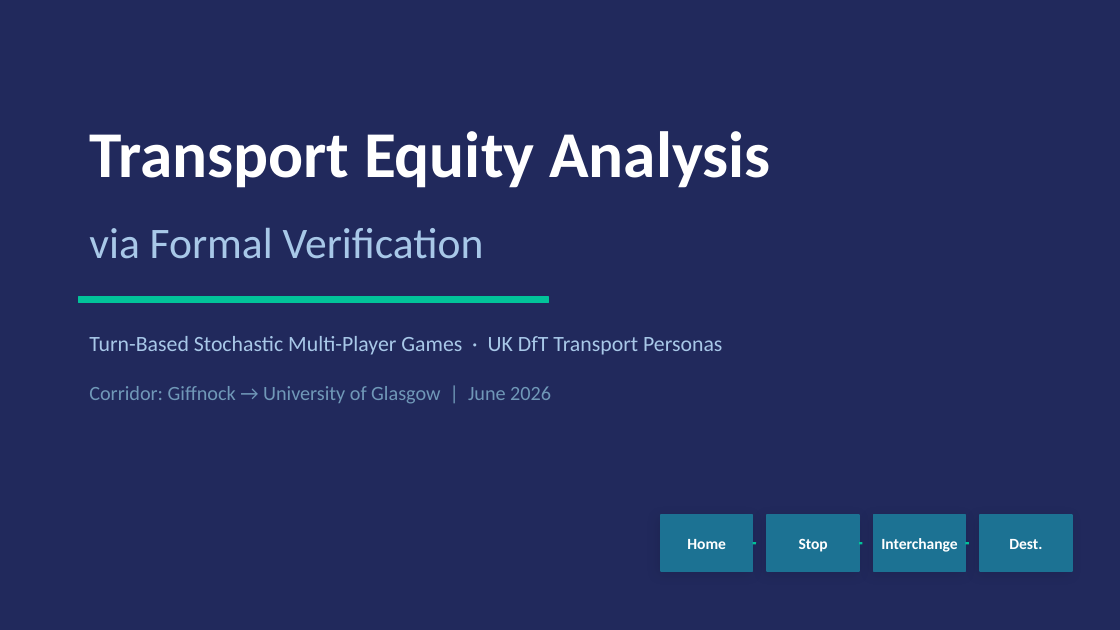
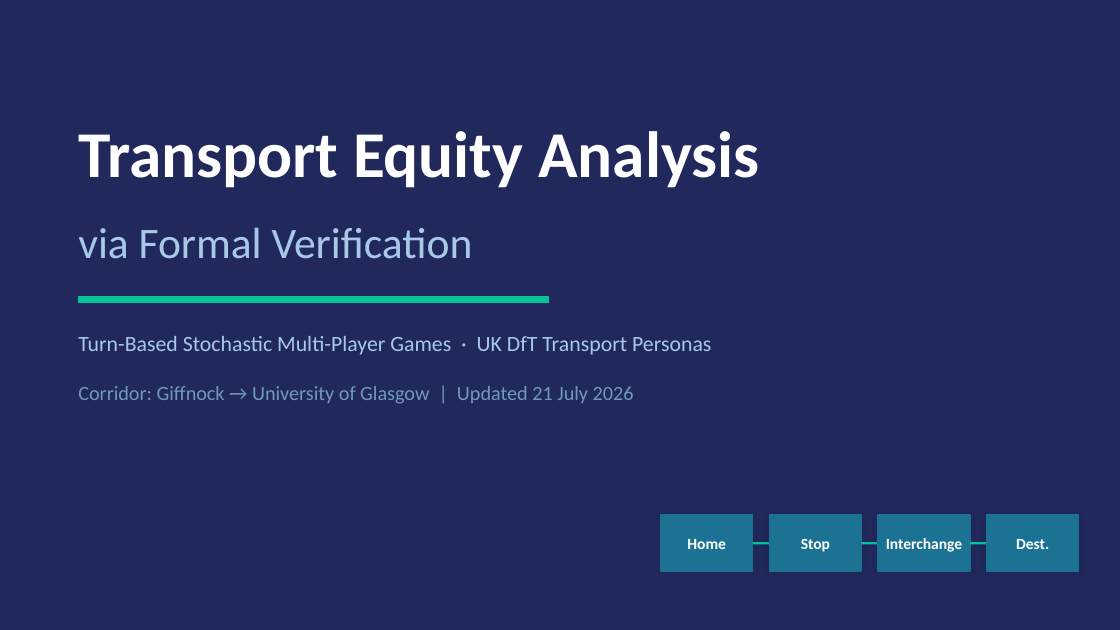
Before and after one commit to Hassan-Chamass/transport_personas_games, a slide deck: slide 1 of transport_smg_presentation.pptx. Drawn at 1120x630 pixels with LibreOffice and Linux fonts; fonts in the diff are those of the drawing. Boxes give left, top, right and bottom in pixels: in the first picture for what was removed or moved away, otherwise in the second. Text is boxed around its words. In the diff, an @@ line names an element or a change of style, - is before the commit and + after.

```diff
--- a/transport_smg_presentation.pptx
+++ b/transport_smg_presentation.pptx
@@ 3 texts: place and size @@
-3 texts at (89, 131, 770, 355)
+3 texts at (78, 131, 759, 355)
@@ text at (78, 386, 634, 404): text changed @@
-Corridor: Giffnock → University of Glasgow | June 2026
+Corridor: Giffnock → University of Glasgow | Updated 21 July 2026
@@ 2 texts, 2 rectangles: place and size @@
-2 texts, 2 rectangles at (874, 515, 1072, 571)
+2 texts, 2 rectangles at (878, 515, 1079, 571)
@@ shadow changed in 3 elements at (769, 515, 861, 571), (878, 515, 970, 571), (987, 515, 1079, 571) @@
@@ line moved from (753, 543) - (756, 543) to (753, 543) - (769, 543) @@
@@ line moved from (859, 543) - (862, 543) to (861, 543) - (878, 543) @@
@@ line moved from (965, 543) - (969, 543) to (970, 543) - (987, 543) @@
```
Also in this commit, not shown: 4 other slides changed, 8 slides added, 3 slides removed, 8 other files.
